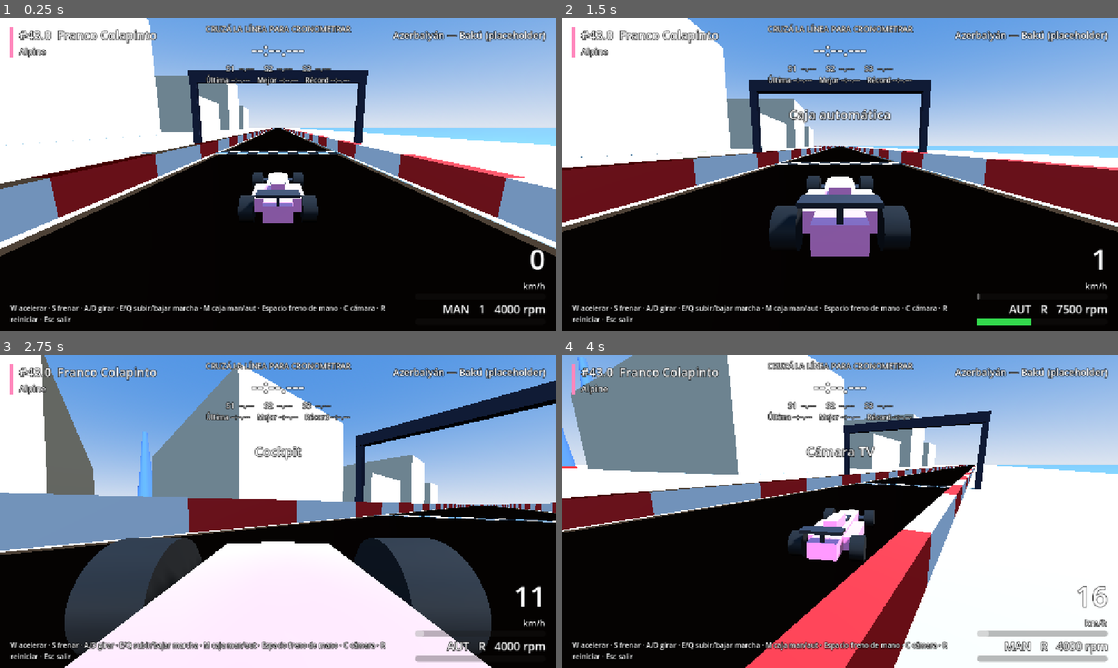
Above: before the commit, frames 1-4 (two rows, left to right).
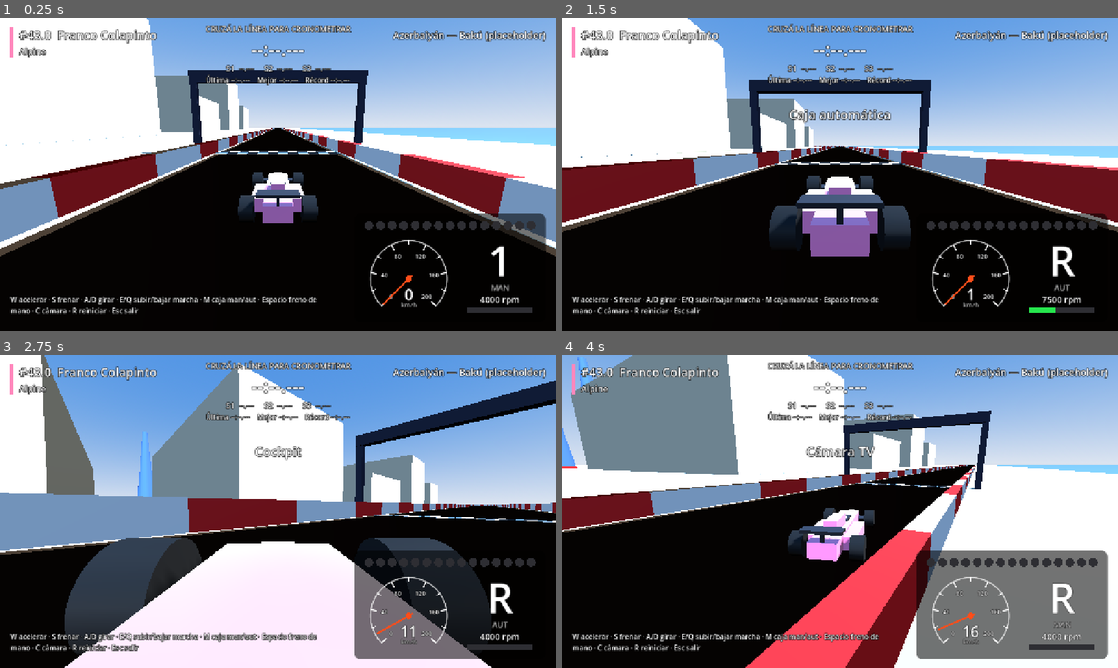
Above: after the commit, the same moments.

Repository: agustinhgimenez/GodotF126
Game: Godot game, scene res://scenes/main.tscn
Two runs of this game, one before a commit and one after it. Both use one fixed random seed, a clock stepped at 60 frames per second and the inputs below.
Inputs:
- Up to frame 1 (0.25 s): no input
- Up to frame 2 (1.5 s): tap Enter at 0.5 s; hold D (steer_right) 0.53-1.28 s; hold C (change_camera) 0.53-1.28 s; tap R (reset_car) at 1.25 s; hold S (brake) from 1.28 s (still down); tap M (toggle_gearbox) at 1.35 s
- Up to frame 3 (2.75 s): release S (brake) at 2.03 s; hold D (steer_right) from 2.03 s (still down); hold C (change_camera) from 2.03 s (still down)
- Up to frame 4 (4 s): release D (steer_right) at 2.78 s; release C (change_camera) at 2.78 s; hold W (accelerate) 2.78-3.53 s; tap M (toggle_gearbox) at 2.85 s; hold A (steer_left) from 3.53 s (still down); hold C (change_camera) from 3.53 s (still down)

The runs differ from the first frame. In frame 1, 4.1% of the frame differs, in the area x 1-99%, y 62-98%; in frame 2, 3.8%; in frame 3, 10%; in frame 4, 14%, in the area x 1-99%, y 62-99%.

Commit message:
Paso 5: tablero en el HUD con luces de cambio y aguja analógica
- Nuevo Dashboard (scripts/ui/dashboard.gd) dibujado en _draw(): 15 luces de cambio verde/rojo/azul con parpadeo en el limitador, marcha grande, modo MAN/AUT, RPM y velocímetro con aguja.
- La marcha se pone roja cuando la caja rechaza un cambio.
- Parámetros del tablero en data/car.json; hud.gd reemplaza el velocímetro viejo por el tablero.
- Docs: Paso 5 marcado como hecho, Paso 6 como siguiente.

Co-authored-by: Cursor <cursoragent@cursor.com>

Diff:
--- a/GodotF126/data/car.json
+++ b/GodotF126/data/car.json
@@ -30,5 +30,10 @@
     "shift_up_rpm": 12000,
     "shift_down_rpm": 7000,
     "min_shift_interval": 0.25
+  },
+  "dashboard": {
+    "shift_light_count": 15,
+    "shift_light_start_rpm": 9000,
+    "speed_tick_step": 20
   }
 }
--- a/GodotF126/scripts/hud.gd
+++ b/GodotF126/scripts/hud.gd
@@ -1,10 +1,7 @@
 class_name RaceHUD
 extends CanvasLayer
-## HUD: velocidad, marcha y RPM, piloto/equipo, pista, tiempos por vuelta y sectores.
-
-const COLOR_RPM_LOW := Color(0.2, 0.85, 0.3)
-const COLOR_RPM_HIGH := Color(1.0, 0.2, 0.15)
-const RPM_HIGH_RATIO := 0.85
+## HUD: tablero (Dashboard), piloto/equipo, pista, tiempos por vuelta y sectores.
+
 const COLOR_BEST := Color(0.75, 0.35, 1.0)
 const COLOR_SLOWER := Color(1.0, 0.85, 0.2)
 const COLOR_NEUTRAL := Color.WHITE
@@ -15,11 +12,7 @@
 var _freeze_until_ms: int = 0
 var _message_until_ms: int = 0
 
-var _speed_label: Label
-var _speed_bar: ProgressBar
-var _gear_label: Label
-var _rpm_bar: ProgressBar
-var _rpm_fill: StyleBoxFlat
+var _dashboard: Dashboard
 var _driver_label: Label
 var _team_label: Label
 var _team_stripe: ColorRect
@@ -38,12 +31,14 @@
 
 func bind_car(car: CarController) -> void:
 	_car = car
-	_speed_bar.max_value = maxf(car.max_speed * 3.6, 1.0)
-	_rpm_bar.min_value = car.engine.idle_rpm
-	_rpm_bar.max_value = car.engine.limiter_rpm
+	_dashboard.bind_car(car)
 	car.camera_changed.connect(func(mode_name: String) -> void: show_message(mode_name, 1.2))
 	car.gearbox.shift_denied.connect(func(reason: String) -> void: show_message(reason, 1.2, COLOR_SLOWER))
 	car.gearbox.mode_changed.connect(_on_gearbox_mode_changed)
+
+
+func configure_dashboard(data: Dictionary) -> void:
+	_dashboard.configure(data)
 
 
 func bind_lap_timer(timer: LapTimer) -> void:
@@ -80,14 +75,6 @@
 
 	if _car != null:
 		var kmh := _car.get_speed_kmh()
-		_speed_label.text = "%d" % roundi(kmh)
-		_speed_bar.value = kmh
-		var rpm := _car.get_rpm()
-		var mode := "MAN" if _car.gearbox.manual else "AUT"
-		_gear_label.text = "%s   %s   %d rpm" % [mode, _car.get_gear_label(), roundi(rpm)]
-		_rpm_bar.value = rpm
-		var high := _car.engine.get_rpm_ratio() >= RPM_HIGH_RATIO
-		_rpm_fill.bg_color = COLOR_RPM_HIGH if high else COLOR_RPM_LOW
 		_drift_label.visible = kmh > 30.0 and _car.get_slip_angle_deg() > 12.0
 
 	if _timer != null:
@@ -207,31 +194,12 @@
 	_track_label.autowrap_mode = TextServer.AUTOWRAP_WORD_SMART
 	root.add_child(_track_label)
 
-	# Abajo a la derecha: velocímetro.
-	var speed_box := VBoxContainer.new()
-	speed_box.alignment = BoxContainer.ALIGNMENT_END
-	_place(speed_box, Vector4(1, 1, 1, 1), Vector4(-324, -210, -24, -20))
-	root.add_child(speed_box)
-
-	_speed_label = _make_label(64, HORIZONTAL_ALIGNMENT_RIGHT, "0")
-	speed_box.add_child(_speed_label)
-	speed_box.add_child(_make_label(20, HORIZONTAL_ALIGNMENT_RIGHT, "km/h"))
-
-	_speed_bar = ProgressBar.new()
-	_speed_bar.show_percentage = false
-	_speed_bar.custom_minimum_size = Vector2(300, 14)
-	speed_box.add_child(_speed_bar)
-
-	_gear_label = _make_label(26, HORIZONTAL_ALIGNMENT_RIGHT, "1   0 rpm")
-	speed_box.add_child(_gear_label)
-
-	_rpm_bar = ProgressBar.new()
-	_rpm_bar.show_percentage = false
-	_rpm_bar.custom_minimum_size = Vector2(300, 14)
-	_rpm_fill = StyleBoxFlat.new()
-	_rpm_fill.bg_color = COLOR_RPM_LOW
-	_rpm_bar.add_theme_stylebox_override("fill", _rpm_fill)
-	speed_box.add_child(_rpm_bar)
+	# Abajo a la derecha: tablero.
+	_dashboard = Dashboard.new()
+	_dashboard.name = "Dashboard"
+	_place(_dashboard, Vector4(1, 1, 1, 1),
+		Vector4(-Dashboard.SIZE.x - 24, -Dashboard.SIZE.y - 20, -24, -20))
+	root.add_child(_dashboard)
 
 	# Centro: mensajes y aviso de derrape.
 	_message_label = _make_label(30, HORIZONTAL_ALIGNMENT_CENTER)
@@ -249,7 +217,7 @@
 	var hint := _make_label(16, HORIZONTAL_ALIGNMENT_LEFT,
 		"W acelerar · S frenar · A/D girar · E/Q subir/bajar marcha · M caja man/aut · Espacio freno de mano · C cámara · R reiniciar · Esc salir")
 	hint.autowrap_mode = TextServer.AUTOWRAP_WORD_SMART
-	_place(hint, Vector4(0, 1, 0, 1), Vector4(24, -64, 900, -20))
+	_place(hint, Vector4(0, 1, 0, 1), Vector4(24, -84, 760, -20))
 	root.add_child(hint)
 
 
--- a/GodotF126/scripts/main.gd
+++ b/GodotF126/scripts/main.gd
@@ -40,7 +40,8 @@
 	_select_driver(grid, str(grid.get("default_driver_id", "colapinto")))
 	var track_info := _find_track(tracks, TRACK_ID)
 
-	car.configure(_load_json(CAR_PATH))
+	var car_data := _load_json(CAR_PATH)
+	car.configure(car_data)
 	car.spawn_transform = track.get_spawn_transform()
 	car.reset_to_spawn()
 
@@ -48,6 +49,9 @@
 	car.set_team_color(team_color)
 
 	hud.bind_car(car)
+	var dashboard_data = car_data.get("dashboard", {})
+	if dashboard_data is Dictionary:
+		hud.configure_dashboard(dashboard_data)
 	hud.set_driver_info(selected_driver, selected_team, team_color)
 	hud.set_track_name(str(track_info.get("display_name", track.track_name)))
 
--- /dev/null
+++ b/GodotF126/scripts/ui/dashboard.gd
@@ -0,0 +1,161 @@
+class_name Dashboard
+extends Control
+## Tablero del HUD (Paso 5): luces de cambio tipo F1, marcha grande, RPM y
+## velocímetro digital con aguja analógica. Todo se dibuja en _draw().
+## Luces: se encienden de izquierda a derecha entre shift_light_start_rpm y el
+## punto de cambio de la caja (verde → rojo → azul); al llegar al punto de cambio
+## quedan todas azules y parpadean en el limitador.
+
+const SIZE := Vector2(440, 250)
+const COLOR_PANEL := Color(0.0, 0.0, 0.0, 0.55)
+const COLOR_OFF := Color(0.18, 0.18, 0.2)
+const COLOR_GREEN := Color(0.15, 0.9, 0.3)
+const COLOR_RED := Color(1.0, 0.15, 0.15)
+const COLOR_BLUE := Color(0.25, 0.45, 1.0)
+const COLOR_NEEDLE := Color(1.0, 0.3, 0.1)
+const COLOR_DIM := Color(1.0, 1.0, 1.0, 0.7)
+const DIAL_START_DEG := 135.0
+const DIAL_SWEEP_DEG := 270.0
+const BLINK_HZ := 8.0
+const DENIED_FLASH_MS := 400
+
+@export var shift_light_count: int = 15
+@export var shift_light_start_rpm: float = 9000.0
+@export var speed_tick_step: float = 20.0      ## km/h entre marcas del dial
+@export var needle_smoothing: float = 12.0
+
+var _car: CarController = null
+var _max_kmh: float = 200.0
+var _shown_kmh: float = 0.0
+var _denied_until_ms: int = 0
+var _font: Font
+var _panel: StyleBoxFlat
+
+
+func _ready() -> void:
+	custom_minimum_size = SIZE
+	size = SIZE
+	mouse_filter = Control.MOUSE_FILTER_IGNORE
+	_font = ThemeDB.fallback_font
+	_panel = StyleBoxFlat.new()
+	_panel.bg_color = COLOR_PANEL
+	_panel.set_corner_radius_all(14)
+
+
+func configure(data: Dictionary) -> void:
+	shift_light_count = maxi(int(data.get("shift_light_count", shift_light_count)), 1)
+	shift_light_start_rpm = float(data.get("shift_light_start_rpm", shift_light_start_rpm))
+	speed_tick_step = maxf(float(data.get("speed_tick_step", speed_tick_step)), 1.0)
+	if _car != null:
+		_update_dial_range()
+
+
+func bind_car(car: CarController) -> void:
+	_car = car
+	_update_dial_range()
+	car.gearbox.shift_denied.connect(_on_shift_denied)
+
+
+func _update_dial_range() -> void:
+	_max_kmh = maxf(ceilf(_car.max_speed * 3.6 / speed_tick_step) * speed_tick_step, speed_tick_step)
+
+
+func _on_shift_denied(_reason: String) -> void:
+	_denied_until_ms = Time.get_ticks_msec() + DENIED_FLASH_MS
+
+
+func _process(delta: float) -> void:
+	if _car == null:
+		return
+	_shown_kmh = lerpf(_shown_kmh, _car.get_speed_kmh(), clampf(needle_smoothing * delta, 0.0, 1.0))
+	queue_redraw()
+
+
+func _draw() -> void:
+	draw_style_box(_panel, Rect2(Vector2.ZERO, SIZE))
+	if _car == null:
+		return
+	_draw_shift_lights(Rect2(20, 14, SIZE.x - 40, 26))
+	_draw_speedometer(Vector2(125, 150), 88.0)
+	_draw_gear_panel(Rect2(250, 52, 170, 186))
+
+
+func _draw_shift_lights(rect: Rect2) -> void:
+	var rpm := _car.get_rpm()
+	var shift_rpm := _car.gearbox.shift_up_rpm
+	var progress := clampf(inverse_lerp(shift_light_start_rpm, shift_rpm, rpm), 0.0, 1.0)
+	var lit := ceili(progress * shift_light_count)
+	var all_blue := rpm >= shift_rpm
+	var at_limiter := _car.engine.is_cutting() or rpm >= _car.engine.limiter_rpm - 50.0
+	var blink_off := at_limiter and fmod(Time.get_ticks_msec() / 1000.0 * BLINK_HZ, 1.0) < 0.5
+
+	var spacing := rect.size.x / shift_light_count
+	var radius := minf(spacing * 0.38, rect.size.y * 0.5)
+	for i in shift_light_count:
+		var color := COLOR_OFF
+		if all_blue:
+			color = COLOR_OFF if blink_off else COLOR_BLUE
+		elif i < lit:
+			color = _light_color(i)
+		var center := rect.position + Vector2(spacing * (i + 0.5), rect.size.y * 0.5)
+		draw_circle(center, radius, color)
+
+
+func _light_color(index: int) -> Color:
+	var t := float(index) / shift_light_count
+	if t < 1.0 / 3.0:
+		return COLOR_GREEN
+	if t < 2.0 / 3.0:
+		return COLOR_RED
+	return COLOR_BLUE
+
+
+func _draw_speedometer(center: Vector2, radius: float) -> void:
+	var start := deg_to_rad(DIAL_START_DEG)
+	var sweep := deg_to_rad(DIAL_SWEEP_DEG)
+	draw_arc(center, radius, start, start + sweep, 64, COLOR_DIM, 3.0, true)
+
+	var steps := maxi(roundi(_max_kmh / speed_tick_step), 1)
+	for i in steps + 1:
+		var dir := Vector2.from_angle(start + sweep * float(i) / steps)
+		var major := i % 2 == 0
+		var inner := radius - (14.0 if major else 8.0)
+		draw_line(center + dir * inner, center + dir * radius, Color.WHITE, 3.0 if major else 1.5, true)
+		if major:
+			_draw_text_centered(str(roundi(speed_tick_step * i)), center + dir * (radius - 30.0), 14)
+
+	var needle_t := clampf(_shown_kmh / _max_kmh, 0.0, 1.0)
+	var needle_dir := Vector2.from_angle(start + sweep * needle_t)
+	draw_line(center - needle_dir * 10.0, center + needle_dir * (radius - 6.0), COLOR_NEEDLE, 4.0, true)
+	draw_circle(center, 7.0, COLOR_NEEDLE)
+
+	_draw_text_centered("%d" % roundi(_car.get_speed_kmh()), center + Vector2(0, 36), 34)
+	_draw_text_centered("km/h", center + Vector2(0, 60), 14, COLOR_DIM)
+
+
+func _draw_gear_panel(rect: Rect2) -> void:
+	var cx := rect.position.x + rect.size.x * 0.5
+	var denied := Time.get_ticks_msec() < _denied_until_ms
+	var gear_color := COLOR_RED if denied else Color.WHITE
+	_draw_text_centered(_car.get_gear_label(), Vector2(cx, rect.position.y + 55), 96, gear_color)
+	_draw_text_centered("MAN" if _car.gearbox.manual else "AUT", Vector2(cx, rect.position.y + 118), 18, COLOR_DIM)
+
+	var rpm := _car.get_rpm()
+	_draw_text_centered("%d rpm" % roundi(rpm), Vector2(cx, rect.position.y + 145), 20)
+
+	var bar := Rect2(rect.position.x + 10, rect.position.y + 165, rect.size.x - 20, 12)
+	draw_rect(bar, COLOR_OFF)
+	var fill_color := COLOR_GREEN
+	if rpm >= _car.gearbox.shift_up_rpm:
+		fill_color = COLOR_BLUE
+	elif rpm >= shift_light_start_rpm:
+		fill_color = COLOR_RED
+	draw_rect(Rect2(bar.position, Vector2(bar.size.x * _car.engine.get_rpm_ratio(), bar.size.y)), fill_color)
+
+
+func _draw_text_centered(text: String, center: Vector2, font_size: int, color: Color = Color.WHITE) -> void:
+	var text_size := _font.get_string_size(text, HORIZONTAL_ALIGNMENT_LEFT, -1, font_size)
+	var baseline_offset := (_font.get_ascent(font_size) - _font.get_descent(font_size)) * 0.5
+	var pos := Vector2(center.x - text_size.x * 0.5, center.y + baseline_offset)
+	draw_string_outline(_font, pos, text, HORIZONTAL_ALIGNMENT_LEFT, -1, font_size, 4, Color.BLACK)
+	draw_string(_font, pos, text, HORIZONTAL_ALIGNMENT_LEFT, -1, font_size, color)
Not shown, added: GodotF126/scripts/ui/dashboard.gd.uid
Not shown, changed: GodotF126/README.md
Not shown, changed: GodotF126/ROADMAP.md
Not shown, changed: PARA-EL-AGENTE-LOCAL.md
Not shown, changed: README.md
